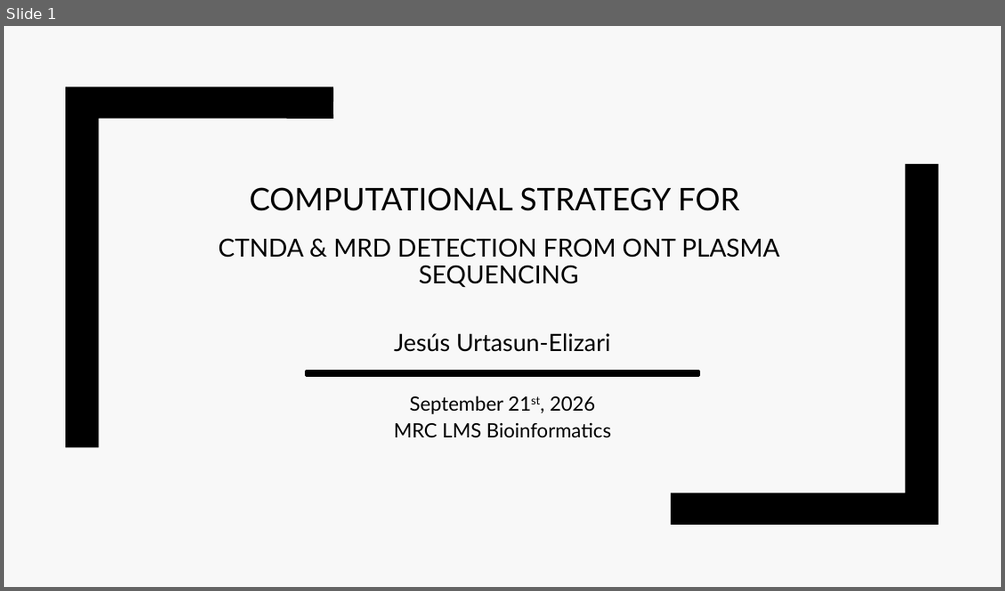
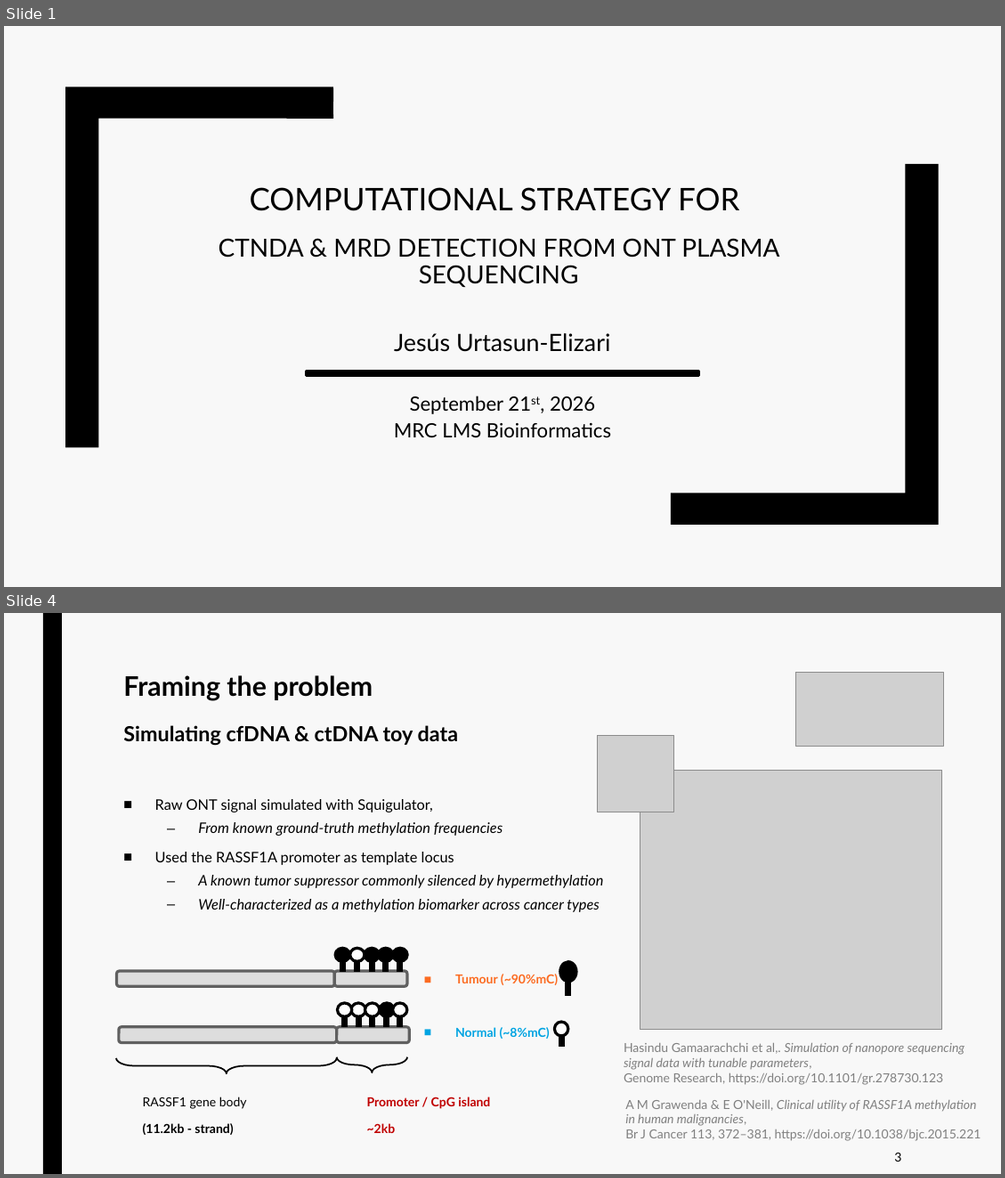
Before and after one commit to jurtasun/presentations, a slide deck: 202609_vhio_symposium/202609_vhio_technical.ppt. Shown one above the other, each under a label of ours: slide 1 before the commit, slides 1 and 4 after it; the slides between them are not shown. The pictures are 1005x591 and 1005x1178 pixels, drawn with LibreOffice and Linux fonts; fonts in the diff are those of the drawing; grey boxes stand for pictures. Boxes give left, top, right and bottom in pixels: in the first picture for what was removed or moved away, otherwise in the second. Text is boxed around its words. In the diff, an @@ line names an element or a change of style, - is before the commit and + after.

```diff
--- a/202609_vhio_symposium/202609_vhio_technical.ppt
+++ b/202609_vhio_symposium/202609_vhio_technical.ppt
@@ slide 4 added at <box>4,613,1001,1174</box>, background #F8F8F8 @@
@@ rectangle added at <box>43,613,62,1174</box>, fill #000000 @@
@@ title added at <box>123,675,458,746</box>, 20 pt, text #000000, bold @@
+Framing the problem
+Simulating cfDNA & ctDNA toy data
@@ picture added at <box>796,672,944,746</box> @@
@@ picture added at <box>597,735,674,811</box> @@
@@ picture added at <box>640,770,942,1030</box> @@
@@ text added at <box>155,799,604,912</box>, 14 pt, text #000000, italic @@
+■ Raw ONT signal simulated with Squigulator,
+  – From known ground-truth methylation frequencies
+■ Used the RASSF1A promoter as template locus
+  – A known tumor suppressor commonly silenced by hypermethylation
+  – Well-characterized as a methylation biomarker across cancer types
@@ rounded rectangle added at <box>117,971,334,987</box>, fill #DDDDDD, outline #616161 2.75 pt @@
@@ rounded rectangle added at <box>334,971,407,987</box>, fill #DDDDDD, outline #616161 2.75 pt @@
@@ group added at <box>335,948,407,971</box>: 5 ellipses, 5 lines @@
@@ text added at <box>455,973,558,1038</box>, 12 pt, text #FC6C22, bold @@
+■ Tumour (~90%mC)
+■ Normal (~8%mC)
@@ ellipse added at <box>560,962,577,981</box>, fill #000000, outline #000000 2.75 pt @@
@@ line added from (568, 981) to (568, 996), #000000 6 pt @@
@@ rounded rectangle added at <box>119,1027,337,1042</box>, fill #DDDDDD, outline #616161 2.75 pt @@
@@ rounded rectangle added at <box>337,1027,409,1042</box>, fill #DDDDDD, outline #616161 2.75 pt @@
@@ group added at <box>338,1003,407,1027</box>: 5 ellipses, 5 lines @@
@@ ellipse added at <box>554,1022,568,1036</box>, fill #FFFFFF, outline #000000 2.75 pt @@
@@ line added from (561, 1036) to (561, 1046), #000000 6 pt @@
@@ left brace added at <box>116,1058,337,1074</box>, outline #000000 1.5 pt @@
@@ left brace added at <box>337,1057,408,1073</box>, outline #000000 1.5 pt @@
@@ text added at <box>623,1043,965,1085</box>, 12 pt, text #808080 @@
+Hasindu Gamaarachchi et al,. Simulation of nanopore sequencing signal data with tunable parameters,
+Genome Research, https://doi.org/10.1101/gr.278730.123
@@ text added at <box>143,1096,490,1135</box>, 12 pt, text #000000, bold @@
+RASSF1 gene body Promoter / CpG island
+(11.2kb - strand) ~2kb
@@ text added at <box>625,1100,981,1141</box>, 12 pt, text #808080 @@
+A M Grawenda & E O'Neill, Clinical utility of RASSF1A methylation
+in human malignancies,
+Br J Cancer 113, 372–381, https://doi.org/10.1038/bjc.2015.221
@@ text added at <box>894,1152,901,1161</box>, 12 pt, text #000000 @@
+3
```
Also in this commit, not shown: 2 slides changed, 19 other slides added, 8 slides removed, 28 other files.
